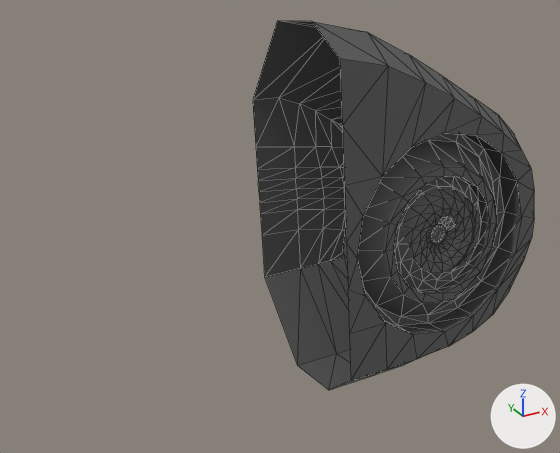
Renders of the glTF model sets/cycle-horn/gltf-exports/cycle-horn.glb from each side of a commit.
Camera for both pictures: a 50 mm lens placed at (-0.1234, -0.1755, 0.1509), pointed at (-0.0071, 0.036, 0.0451). Lighting does not change. The marker at lower right points along +X, +Y and +Z. Mesh edges are drawn as thin lines. Vertices at the same position are counted once.

The first picture shows 'Horn'.
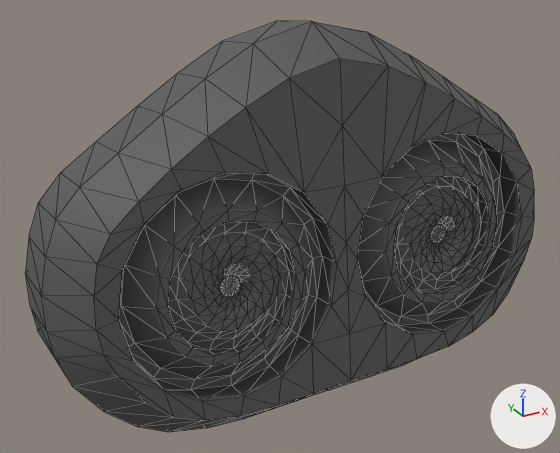
Changed parts and their boxes [x1, y1, x2, y2] in the pictures (560 x 453 px):
'Horn', reshaped (81% wider, 11% taller): before [253, 21, 534, 390]; after [25, 21, 534, 432]
part 1 of me_plane_001, added: after [25, 21, 351, 432]

Patch to the scene script:
```diff
--- a/sets/cycle-horn/gltf-exports/cycle-horn.glb.py
+++ b/sets/cycle-horn/gltf-exports/cycle-horn.glb.py
@@ me_plane_001 @@
 # used by ob_horn; location = (0.0, 0.0, 0.0)
-me_plane_001.from_pydata(...)  # 325 vertices, 628 faces; spans x 0.0..0.0904, y 0.0002..0.0694, z -0.0127..0.1135
+me_plane_001.from_pydata(...)  # 630 vertices, 1256 faces; spans x -0.0904..0.0904, y 0.0002..0.0694, z -0.0127..0.1135
+# me_plane_001 part 1: 305 vertices added at x -0.0904..-0.0039, y 0.0002..0.0693, z -0.0127..0.1088
 me_plane_001.materials.append(mat_atlas_colors)
```
